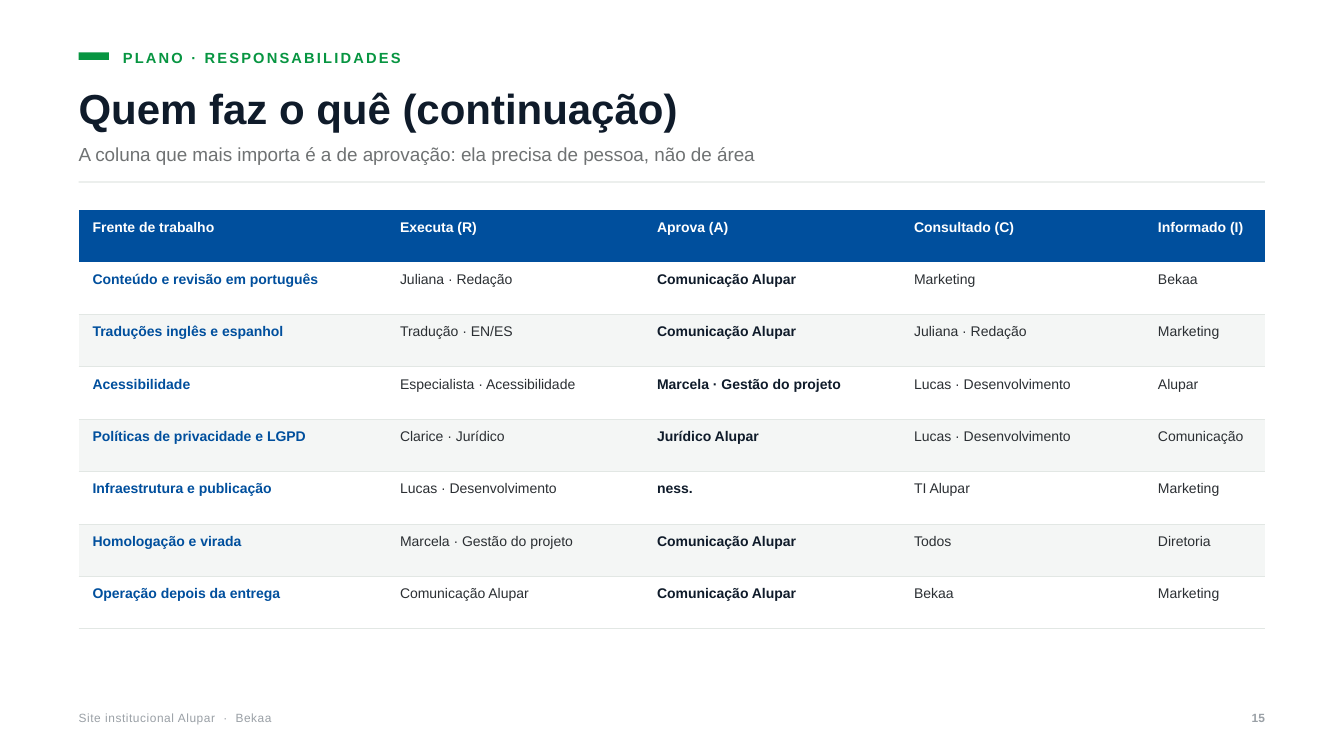
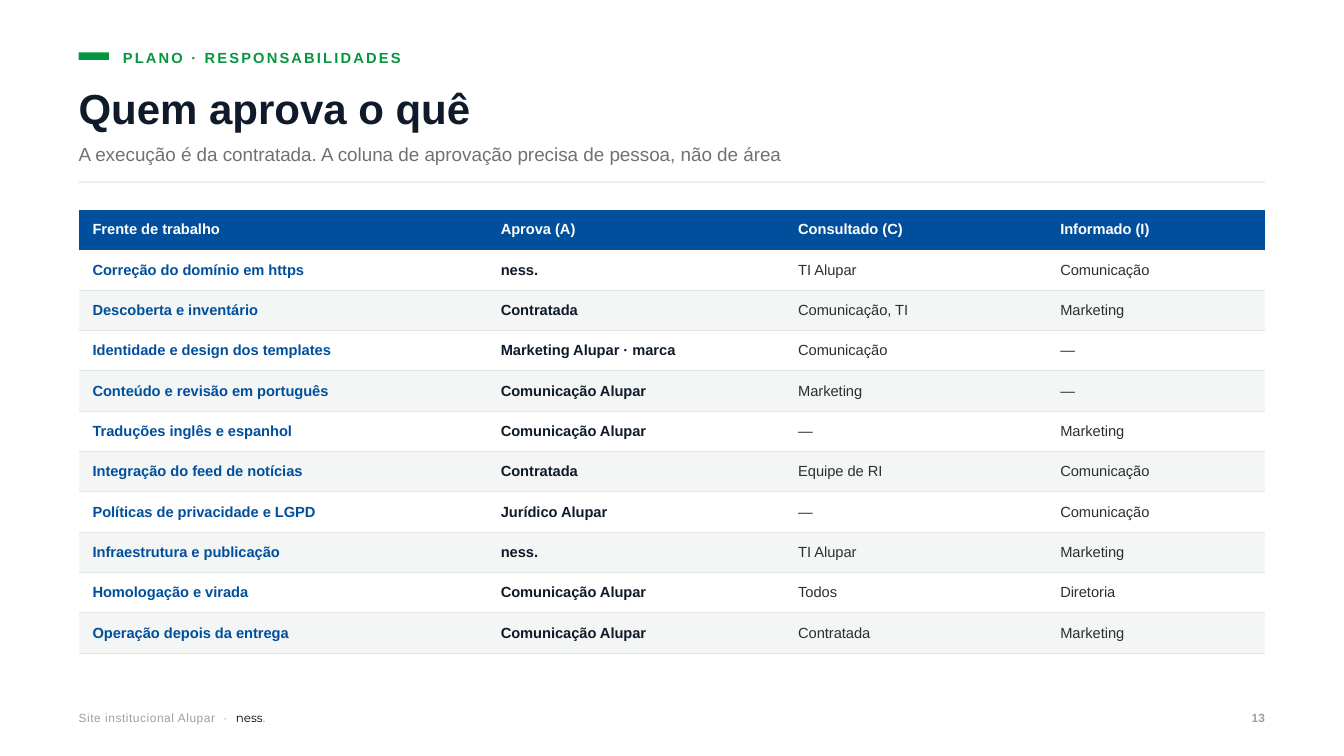
Before and after one commit to nessenergy/sitealupar, a slide deck: slide 14 of apresentacao/apresentacao-alupar.pptx (slide 16 before the commit). Drawn at 1344x756 pixels with LibreOffice and Linux fonts; fonts in the diff are those of the drawing. Boxes give left, top, right and bottom in pixels: in the first picture for what was removed or moved away, otherwise in the second. Text is boxed around its words. In the diff, an @@ line names an element or a change of style, - is before the commit and + after.

Commit message:
docs: proposta em mensalidade, só o institucional, em nome da ness.
A Alupar não tem verba de projeto e já paga R$ 1.500/mês à MZ só pelo
institucional. A proposta passa a ser essa mesma mensalidade, sem
entrada, por 48 meses, com a implantação amortizada dentro dela (D15).

- Apresentação: saem o slide de equipe, os nomes nas responsabilidades e
  as horas por frente; a parte de proposta vira resumo, cobertura,
  comparação com hoje e condições. A autoria passa a ser só da ness.
- rs, pdi e ma ficam fora: seguem hospedados pela ness. e entram depois
  por acréscimo na mensalidade.
- Dossiê, decisões e pendências atualizados: o valor da MZ sai da lista
  de pendências e entra o aviso prévio do contrato.

```diff
--- a/apresentacao/apresentacao-alupar.pptx
+++ b/apresentacao/apresentacao-alupar.pptx
@@ text at box(79, 92, 471, 133): text changed @@
-Quem faz o quê (continuação)
+Quem aprova o quê
@@ text at box(79, 147, 781, 165): text changed @@
-A coluna que mais importa é a de aprovação: ela precisa de pessoa, não de área
+A execução é da contratada. A coluna de aprovação precisa de pessoa, não de área
@@ table at box(79, 210, 1265, 645) @@
-Frente de trabalho | Executa (R) | Aprova (A) | Consultado (C) | Informado (I)
-Conteúdo e revisão em português | Juliana · Redação | Comunicação Alupar | Marketing | Bekaa
-Traduções inglês e espanhol | Tradução · EN/ES | Comunicação Alupar | Juliana · Redação | Marketing
-Acessibilidade | Especialista · Acessibilidade | Marcela · Gestão do projeto | Lucas · Desenvolvimento | Alupar
-Políticas de privacidade e LGPD | Clarice · Jurídico | Jurídico Alupar | Lucas · Desenvolvimento | Comunicação
-Infraestrutura e publicação | Lucas · Desenvolvimento | ness. | TI Alupar | Marketing
-Homologação e virada | Marcela · Gestão do projeto | Comunicação Alupar | Todos | Diretoria
-Operação depois da entrega | Comunicação Alupar | Comunicação Alupar | Bekaa | Marketing
+Frente de trabalho | Aprova (A) | Consultado (C) | Informado (I)
+Correção do domínio em https | ness. | TI Alupar | Comunicação
+Descoberta e inventário | Contratada | Comunicação, TI | Marketing
+Identidade e design dos templates | Marketing Alupar · marca | Comunicação | —
+Conteúdo e revisão em português | Comunicação Alupar | Marketing | —
+Traduções inglês e espanhol | Comunicação Alupar | — | Marketing
+Integração do feed de notícias | Contratada | Equipe de RI | Comunicação
+Políticas de privacidade e LGPD | Jurídico Alupar | — | Comunicação
+Infraestrutura e publicação | ness. | TI Alupar | Marketing
+Homologação e virada | Comunicação Alupar | Todos | Diretoria
+Operação depois da entrega | Comunicação Alupar | Contratada | Marketing
@@ text at box(79, 713, 265, 724): text changed @@
-Site institucional Alupar · Bekaa
+Site institucional Alupar · ness.
```
Also in this commit, not shown: 20 other slides changed, 1 slide added, 5 slides removed, 9 other files.
